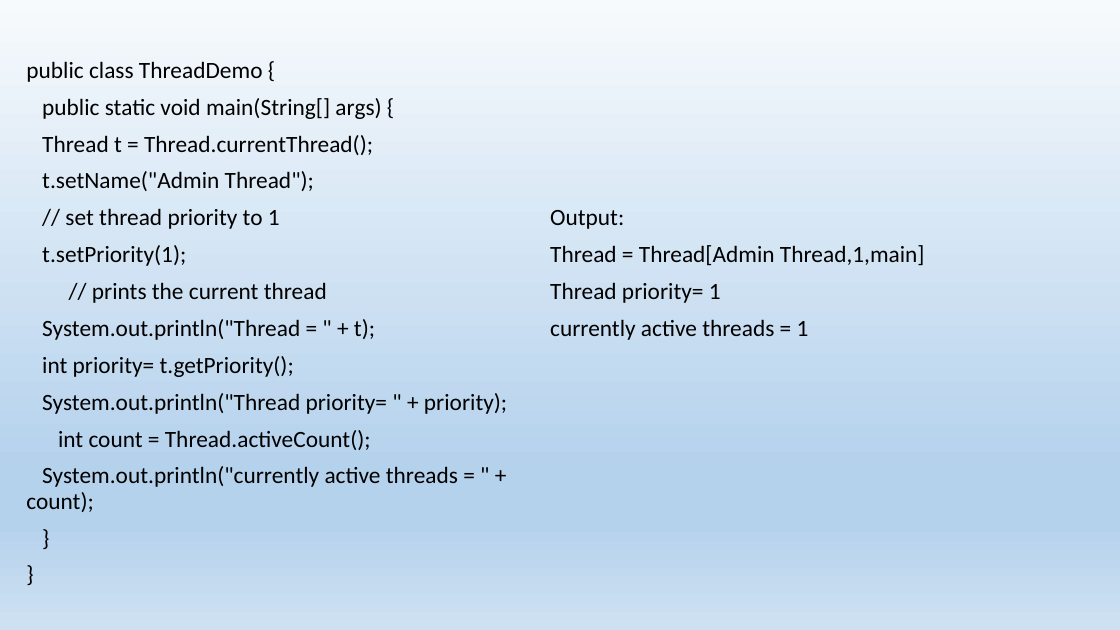
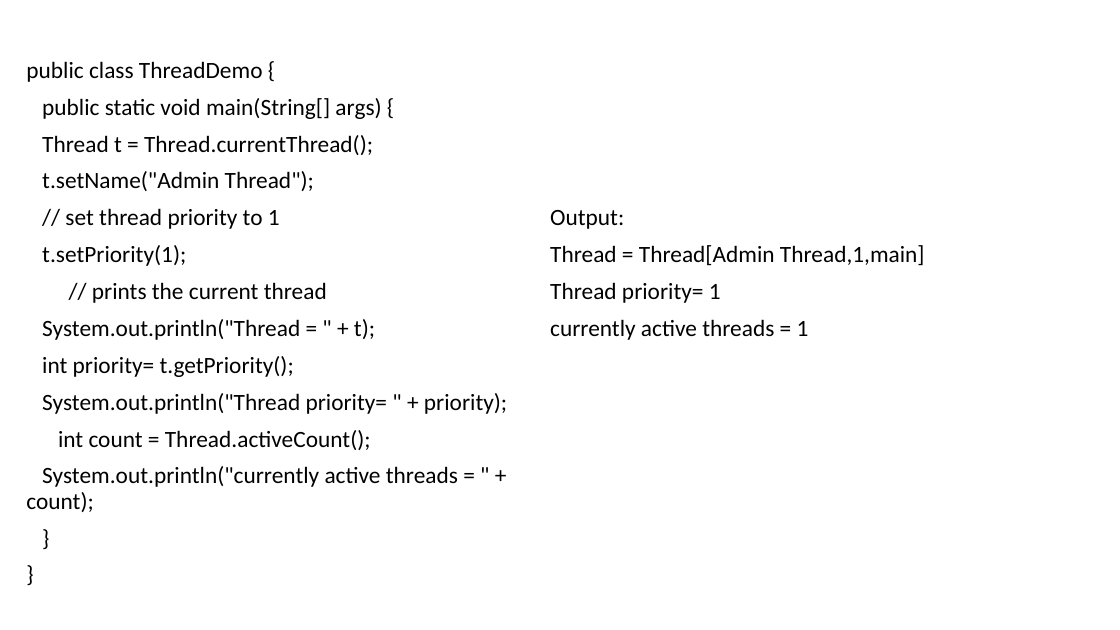
Before and after one commit to theabhishek07/Object_Oriented_Programming, a slide deck: slide 28 of STUDY_MATERIAL/Pushpendra_Sir/6.Threading.pptx. Drawn at 1120x630 pixels with LibreOffice and Linux fonts; fonts in the diff are those of the drawing. Boxes give left, top, right and bottom in pixels: in the first picture for what was removed or moved away, otherwise in the second. Text is boxed around its words. In the diff, an @@ line names an element or a change of style, - is before the commit and + after.

```diff
--- a/STUDY_MATERIAL/Pushpendra_Sir/6.Threading.pptx
+++ b/STUDY_MATERIAL/Pushpendra_Sir/6.Threading.pptx
@@ background gradient #F7FAFD to #B5D2EC to #CEE1F2 to #FFFFFF @@
```
Also in this commit, not shown: 2 other slides changed, 2 slides added, 2 other files.
